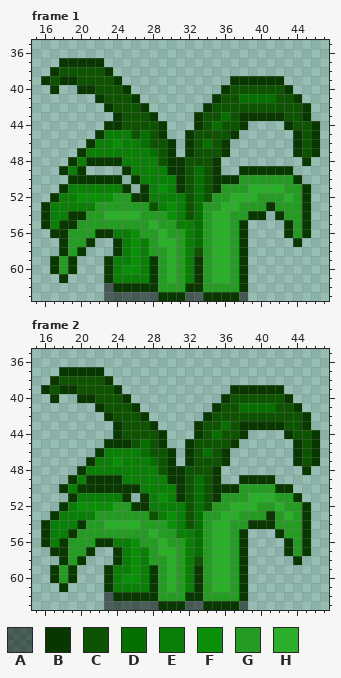
File history of a pixel-art file, Assets/Arts/Plant/GrassSprite/TallGrass_01/TallGrass_01_Idle.aseprite. The picture above is the old version.
64x64 pixels, 2 frames. Shown: frame 1: x 15..47, y 35..63; frame 2: x 15..47, y 35..63. The commit also changed other frames, which this record leaves out.
Visible layers, top first: "Flattened", "Shadow" opacity 50%.
Palette (. is transparent): A #00000080  B #083800  C #0d5302  D #056f00  E #0a7e07  F #0a8f08  G #259b24  H #2baf2b
Pixels before, frame 1, first column x 16:
37 ..BBBBB........................
38 .BCCCCCB.......................
39 BCBBCCCCB............BBBBBB....
40 .B..BBCCCB..........BCCCCCCB...
41 ......BCCCB........BCCDDDDCCB..
42 .......BCCCB......BCCCCCCCCCCB.
43 ........BCCCB....BCCDCBBBBBCCB.
44 .......BBCCCCB...BCDCCB....BCCB
45 ......BEEECDCB..BCCCCB......BCB
46 .....BEEFEEDCCB.BCDCB.......BCB
47 ....BEEEEEEEDCB.BCCCB.......BCB
48 ...BEBBBBEEEECBBCCCB.........B.
49 ..BEB....BEEEEBBCDCB..BBBBBB...
50 ...BBBBBB.BEEEEBCDCBBBGGGGGGB..
51 ..BEEEEEEB.BEFEBCDCBGGGHHHHGGB.
52 .BEEFFFFGGBBEEEECDCGGHHHGGGHGB.
53 BEEEEEGGGGGGCEFECDGGHHGGGBGGGB.
54 BEEBBGGHHHHGGGFECDGHHGGBB.BGGB.
55 BEBBGGGGGGGGHGGEEDGHHGB....BGB.
56 .BBGGGBBEEFGGHGGEDGHHGB....BGB.
57 ..BGGB..BEFEGHHGEDGHHGB.....B..
58 ..BGB...BEFEGGHGECGHHGB........
59 .BGB...BEEFEBGHGEBGHHGB........
60 .BGB...BEFFEBGHGEBGHHGB........
61 ..B....BEEEEBGHGEBGHHGB........
62 .......ABBBBBGGGBBGGGGB........
63 .......AAAAAABBBAABBBBA........
Pixels before, frame 2, first column x 16:
37 ..BBBBB........................
38 .BCCCCCB.......................
39 BCBBCCCCB............BBBBBB....
40 .B..BBCCCB..........BCCCCCCB...
41 ......BCCCB........BCCDDDDCCB..
42 .......BCCCB......BCCCCCCCCCCB.
43 ........BCCCB....BCCDCBBBBBCCB.
44 ........BCCCCB...BCDCCB....BCCB
45 .......BBBCDCB..BCCCCB......BCB
46 ......BEEEEDCCB.BCDCB.......BCB
47 .....BEEFEEEDCB.BCCCB.......BCB
48 ....BEEEEEEEECBBCCCB.........B.
49 ...BEBBBBEEEEEBBCDCB..BBBB.....
50 ..BEBBBBBBBEEEEBCDCBBBGGGGBB...
51 ...BEEEEEB.BEFEBCDCBGGGHHHGGB..
52 ..BEFFFFGGBBEEEECDCGGHHHGGHGGB.
53 .BEEEEGGGGGGCEFECDGGHHGGGBGHGB.
54 BEEEBGGHHHHGGGFECDGHHGGBBBGGGB.
55 BEEBGGGGGGGGHGGEEDGHHGB...BGGB.
56 BEBGGGBBEEFGGHGGEDGHHGB....BGB.
57 .BBGGB..BEFEGHHGEDGHHGB....BGB.
58 ..BGB...BEFEGGHGECGHHGB.....B..
59 .BGB...BEEFEBGHGEBGHHGB........
60 .BGB...BEFFEBGHGEBGHHGB........
61 ..B....BEEEEBGHGEBGHHGB........
62 .......ABBBBBGGGBBGGGGB........
63 .......AAAAAABBBAABBBBA........
New version:
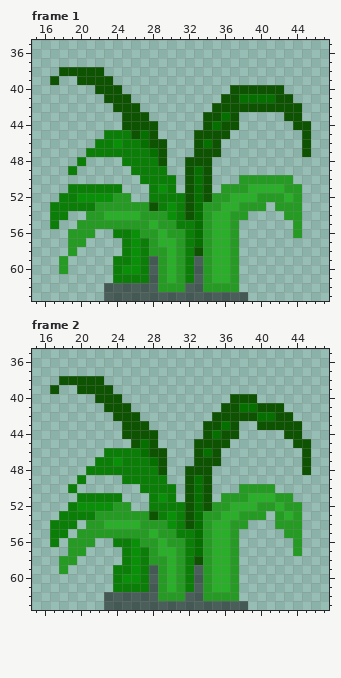
Changes in this commit:
Changed rows in their new state; - is an unchanged pixel.
Frame 1, layer "Flattened":
first column x 16:
37 --.....------------------------
38 -.-----.-----------------------
39 .-..----.------------......----
40 -.--..---.----------.------.---
41 ------.---.--------.--------.--
42 -------.---.------.----------.-
43 --------.---.----.----.....--.-
44 -------..----.---.----.----.--.
45 ------.------.--.----.------.-.
46 -----.--------.-.---.-------.-.
47 ----.---------.-.---.-------.-.
48 ---.-....-----..---.---------.-
49 --.-.----.----..---.--......---
50 ---......-.----.---...------.--
51 --.------.-.---.---.---------.-
52 -.--------..-----------------.-
53 .------------------------.---.-
54 .--..------------------..-.--.-
55 .-..------------------.----.-.-
56 -..---..--------------.----.-.-
57 --.--.--.-------------.-----.--
58 --.-.---.-------------.--------
59 -.-.---.----A----A----.--------
60 -.-.---.----A----A----.--------
61 --.----.----A----A----.--------
62 --------AAAAA---AA----.--------
63 -------------AAA--AAAA---------
Frame 2, layer "Flattened":
first column x 16:
37 --.....------------------------
38 -.-----.-----------------------
39 .-..----.------------......----
40 -.--..---.----------.---....---
41 ------.---.--------.----CC-..--
42 -------.---.------.-----DD--..-
43 --------.---.----.----..CCC--.-
44 --------.----.---.----.----C-..
45 -------...---.--.----.------C-.
46 ------.-------.-.---.-------.-.
47 -----.--------.-.---.-------.-.
48 ----.---------..---.---------C-
49 ---.-....-----..---.--....-----
50 --.-.......----.---...----..---
51 ---.-----.-.---.---.--------.--
52 --.-------..-----------------.-
53 -.-----------------------.---.-
54 .---.------------------...---.-
55 .--.------------------.---.--.-
56 .-.---..--------------.----.-.-
57 -..--.--.-------------.----.-.-
58 --G-.---.-------------.-----.--
59 -.-.---.----A----A----.--------
60 -...---.----A----A----.--------
61 --.----.----A----A----.--------
62 --------AAAAA---AA----.--------
63 -------------AAA--AAAA---------
Where, in picture pixels (left, top, right, bottom), the same in both pictures:
changed: (41, 58, 320, 301)
changed: (41, 367, 320, 610)
